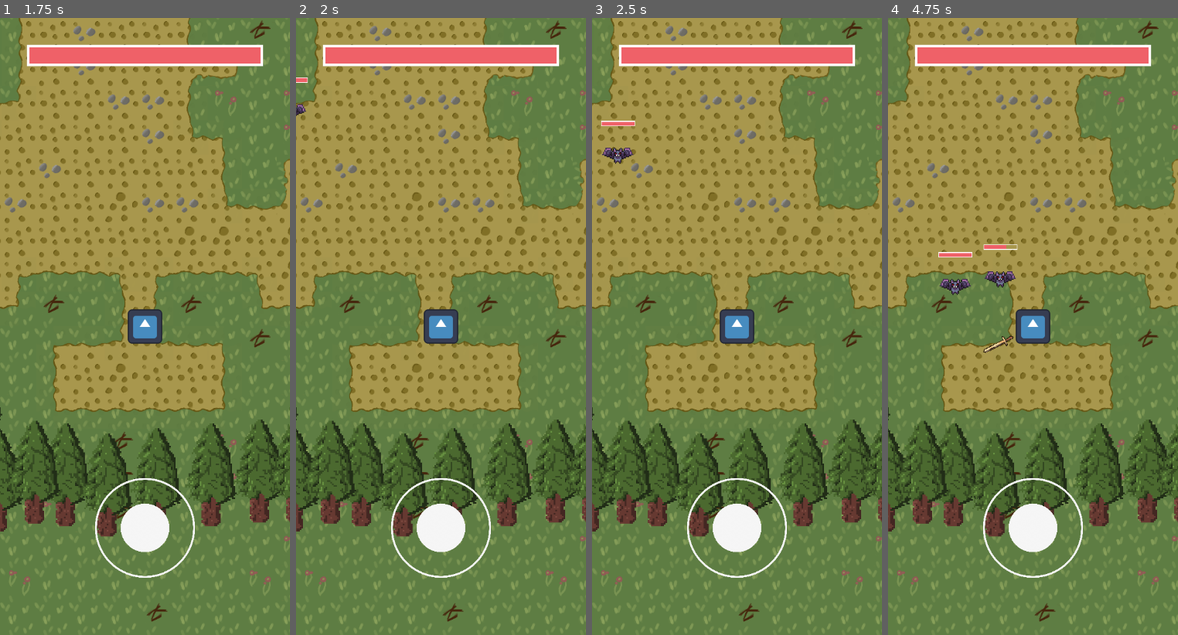
Above: before the commit, frames 1-4 (left to right).
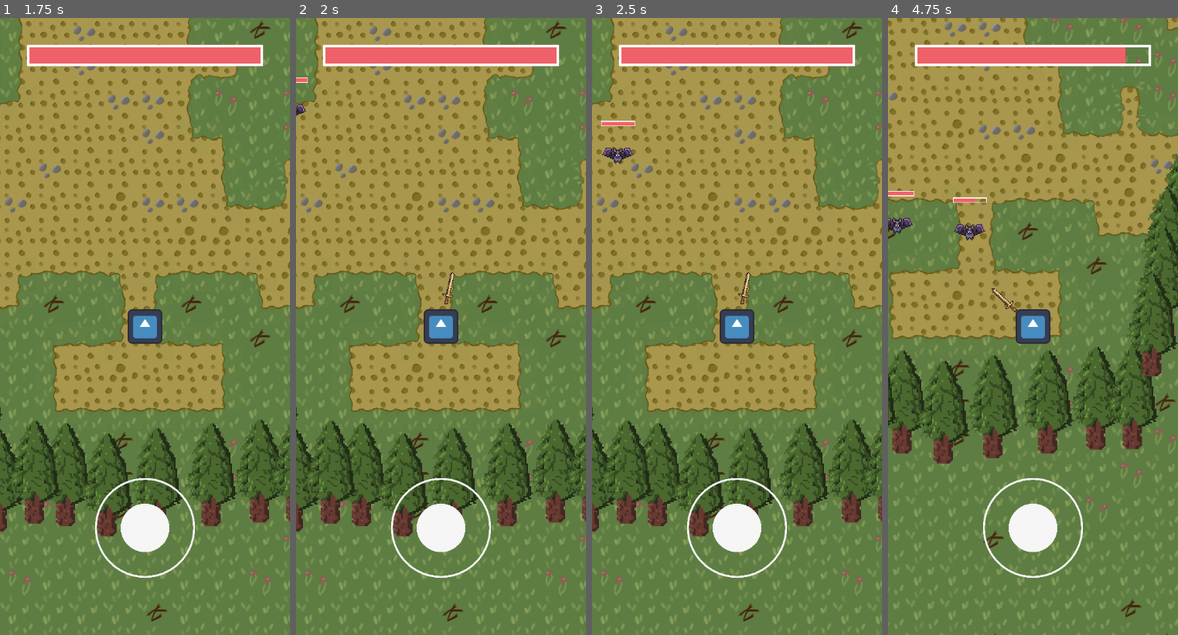
Above: after the commit, the same moments.

Repository: Solidwave/snowdragon
Game: Godot game, scene res://UI/Menu/Menu.tscn
The game is run twice, just before and just after one commit, with the same random seed, the same clock (stepped at 60 frames per second) and the same inputs. The engine's default icon, where the game draws it, is replaced by a stand-in: a white triangle on a blue panel in a dark square.
Inputs (mouse positions are in pixels of both pictures, inside the frame that each line leads up to):
- Up to frame 1 (1.75 s): click "Play" at 0.5 s; click (145, 530) at 1.25 s
- Up to frame 2 (2 s): no input
- Up to frame 3 (2.5 s): click (737, 530) at 2 s
- Up to frame 4 (4.75 s): click (1033, 530) at 2.75 s; move the mouse to (1096, 295) at 3.52 s; move the mouse to (975, 357) at 4.27 s

Frame 1 is identical in both runs. In frame 2, less than 0.1% of the frame differs, in the area x 50-55%, y 41-47%; in frame 3, less than 0.1%; in frame 4, 48%, in the area x 0-100%, y 0-100%.

Commit message:
feat: refactor attack detection

Diff:
--- a/Resources/Istances/Weapons/SimpleSword.tres
+++ b/Resources/Istances/Weapons/SimpleSword.tres
@@ -9,5 +9,5 @@
 damage = 10
 knockback = 10
 attackAnimation = "attack"
-attackRange = 10
+attackRange = 500
 targetGroup = "Enemy"
--- a/Scenes/Enemies/skeleton.tscn
+++ b/Scenes/Enemies/skeleton.tscn
@@ -10,11 +10,11 @@
 size = Vector2(13.4, 12.8)
 
 [node name="Skeleton" instance=ExtResource("1_y55d8")]
+scale = Vector2(3, 3)
 resource = ExtResource("2_tav51")
 
 [node name="CollisionShape2D" parent="." index="0"]
 position = Vector2(0.100001, 0.55)
-scale = Vector2(1, 1)
 shape = SubResource("RectangleShape2D_b5its")
 
 [node name="Sprite2D" parent="." index="1"]
@@ -22,7 +22,6 @@
 
 [node name="CollisionShape2D2" parent="HitboxComponent" index="0"]
 position = Vector2(0.1, 0.5)
-scale = Vector2(1, 1)
 shape = SubResource("RectangleShape2D_85ro0")
 
 [node name="ProgressBar" parent="." index="6"]
--- a/Scenes/Joystick/Joystick.tscn
+++ b/Scenes/Joystick/Joystick.tscn
@@ -21,6 +21,7 @@
 
 [node name="Button" type="Button" parent="."]
 self_modulate = Color(1, 1, 1, 0)
+layout_mode = 0
 offset_left = -186.0
 offset_top = -187.0
 offset_right = 187.0
--- /dev/null
+++ b/Scenes/Main/Main.gd
@@ -0,0 +1,14 @@
+extends Node2D
+
+
+# Called when the node enters the scene tree for the first time.
+func _ready():
+	print(get_tree().root.content_scale_size)
+	get_tree().root.content_scale_size = get_tree().root.content_scale_size * 2
+	print(get_tree().root.content_scale_size)
+
+
+
+# Called every frame. 'delta' is the elapsed time since the previous frame.
+func _process(delta):
+	pass
--- a/Scenes/Main/Main.tscn
+++ b/Scenes/Main/Main.tscn
@@ -1,12 +1,14 @@
-[gd_scene load_steps=6 format=3 uid="uid://bnwg5xeyracqa"]
+[gd_scene load_steps=7 format=3 uid="uid://bnwg5xeyracqa"]
 
 [ext_resource type="PackedScene" uid="uid://bffvn3ulcjrlc" path="res://Scenes/Player/Player.tscn" id="1_0kp0s"]
 [ext_resource type="PackedScene" uid="uid://du70qfmiocvdl" path="res://Scenes/Tilemap/tile_map.tscn" id="1_o50do"]
+[ext_resource type="Script" path="res://Scenes/Main/Main.gd" id="1_ueqyb"]
 [ext_resource type="PackedScene" uid="uid://y6oggf8lkcjl" path="res://Scenes/Enemies/bat.tscn" id="4_uhuva"]
 [ext_resource type="PackedScene" uid="uid://b6gb1ibkaaic0" path="res://Scenes/Enemies/skeleton.tscn" id="5_8shxs"]
 [ext_resource type="PackedScene" uid="uid://crogod5qtnt8e" path="res://Scenes/Environment/tree.tscn" id="7_5kp5p"]
 
 [node name="Main" type="Node2D"]
+script = ExtResource("1_ueqyb")
 
 [node name="TileMap" parent="." instance=ExtResource("1_o50do")]
 layer_0/tile_data = PackedInt32Array(589817, 327681, 7, 589818, 1, 0, 589819, 131073, 0, 589820, 393217, 4, 589821, 262 …(152398 unchanged characters)…
--- a/Scenes/Weapon/WeaponAttacking.gd
+++ b/Scenes/Weapon/WeaponAttacking.gd
@@ -15,13 +15,13 @@
 func Update(_delta):
 	if weapon.target == null:
 		Transitioned.emit(self, "weaponidle")
-	else:
+		return
+	if weapon.target.global_position.distance_to(weapon.global_position) > weapon.res.attackRange:
+		weapon.target = null
 		# slowly changes the rotation to face the angle
+	if weapon.target != null:
 		weapon.look_at(weapon.target.global_position)
 
-func _on_targeting_area_area_exited(area):
-	if area == weapon.target:
-		Transitioned.emit(self, "weaponidle")
 
 
 func _on_pivot_area_entered(area):
--- a/Scenes/Weapon/WeaponIdle.gd
+++ b/Scenes/Weapon/WeaponIdle.gd
@@ -2,23 +2,40 @@
 
 @onready var animation_player = $"../../AnimationPlayer"
 
-@onready var targeting_area = $"../../TargetingArea"
 @onready var weapon : Weapon = $"../.."
-
-
 
 func Enter():
 	animation_player.stop()
-	targeting_area.monitoring = true
 
-func Exit():
-	targeting_area.monitoring = false
+func Update(_delta):
+	var closestEnemy = find_closest_enemy()
+
+	if 	closestEnemy :
+		weapon.target = closestEnemy.get_node("HitboxComponent")
+
+		Transitioned.emit(self,"weaponattacking")
 
 
-func _on_targeting_area_area_entered(area):
-	if weapon.disabled:
-		return
-	if 	area is HitboxComponent and area.is_in_group(weapon.res.targetGroup):
-		weapon.target = area
+func find_closest_enemy() -> CharacterBody2D:
+	var enemies = get_tree().get_nodes_in_group("Enemy") # Assuming enemies are in a group
 
-		Transitioned.emit(self, "weaponattacking")
+	var closest_enemy: CharacterBody2D = null
+
+	var closest_distance = weapon.res.attackRange
+
+	for enemy in enemies:
+		var distance = enemy.global_position.distance_to(weapon.global_position)
+		if distance < closest_distance:
+			closest_enemy = enemy
+
+			closest_distance = distance
+	return closest_enemy
+
+
+func _on_detect_timer_timeout():
+	var closestEnemy = find_closest_enemy()
+
+	if 	closestEnemy :
+		weapon.target = closestEnemy.get_node("HitboxComponent")
+
+		Transitioned.emit(self,"weaponattacking")
--- a/Scenes/Weapon/weapon.gd
+++ b/Scenes/Weapon/weapon.gd
@@ -14,7 +14,7 @@
 
 @onready var animation_player = $AnimationPlayer
 
-var target : Area2D
+var target : HitboxComponent
 
 var attack : Attack
 
--- a/Scenes/Weapon/weapon.tscn
+++ b/Scenes/Weapon/weapon.tscn
@@ -71,8 +71,6 @@
 "attack": SubResource("Animation_3i35q")
 }
 
-[sub_resource type="CircleShape2D" id="CircleShape2D_y5ty3"]
-
 [node name="Weapon" type="Node2D" groups=["Weapon"]]
 script = ExtResource("1_y4ykj")
 
@@ -96,12 +94,6 @@
 "": SubResource("AnimationLibrary_i8kf0")
 }
 
-[node name="TargetingArea" type="Area2D" parent="."]
-scale = Vector2(2, 2)
-
-[node name="CollisionShape2D" type="CollisionShape2D" parent="TargetingArea"]
-shape = SubResource("CircleShape2D_y5ty3")
-
 [node name="StateMachine" type="Node" parent="." node_paths=PackedStringArray("initialState")]
 script = ExtResource("2_j4hw2")
 initialState = NodePath("WeaponIdle")
@@ -112,6 +104,9 @@
 [node name="WeaponAttacking" type="Node" parent="StateMachine"]
 script = ExtResource("4_ilhi6")
 
+[node name="DetectTimer" type="Timer" parent="."]
+wait_time = 0.2
+autostart = true
+
 [connection signal="area_entered" from="Pivot" to="StateMachine/WeaponAttacking" method="_on_pivot_area_entered"]
-[connection signal="area_entered" from="TargetingArea" to="StateMachine/WeaponIdle" method="_on_targeting_area_area_entered"]
-[connection signal="area_exited" from="TargetingArea" to="StateMachine/WeaponAttacking" method="_on_targeting_area_area_exited"]
+[connection signal="timeout" from="DetectTimer" to="StateMachine/WeaponIdle" method="_on_detect_timer_timeout"]
Not shown: 1 places in Scenes/Weapon/weapon.tscn that only renumber resources
Not shown, added: Scenes/Main/Mai13D0.tmp
Not shown, added: Scenes/Main/Mai55A.tmp
Not shown, changed: Snow Dragon.apk
Not shown, changed: Snow Dragon.apk.idsig
